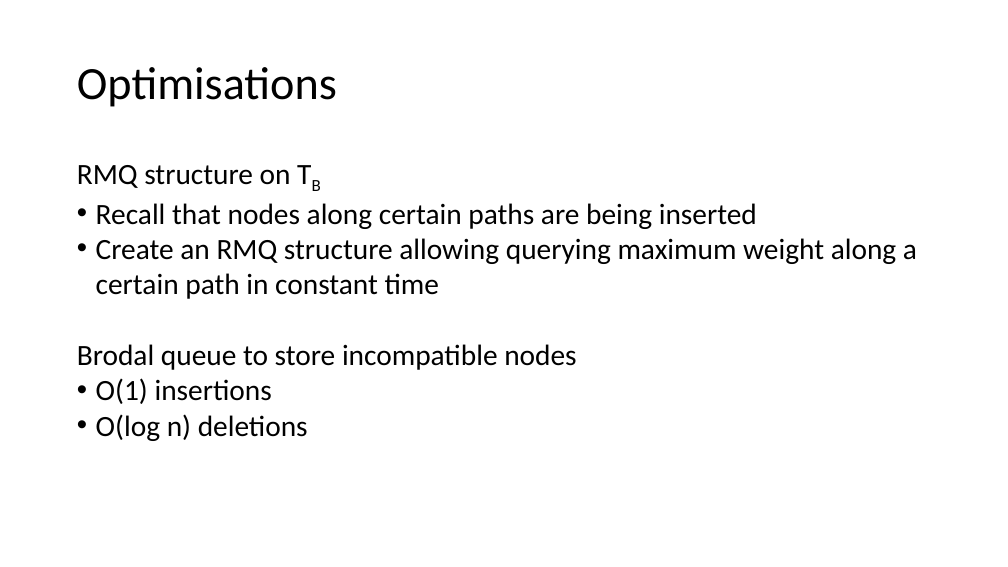
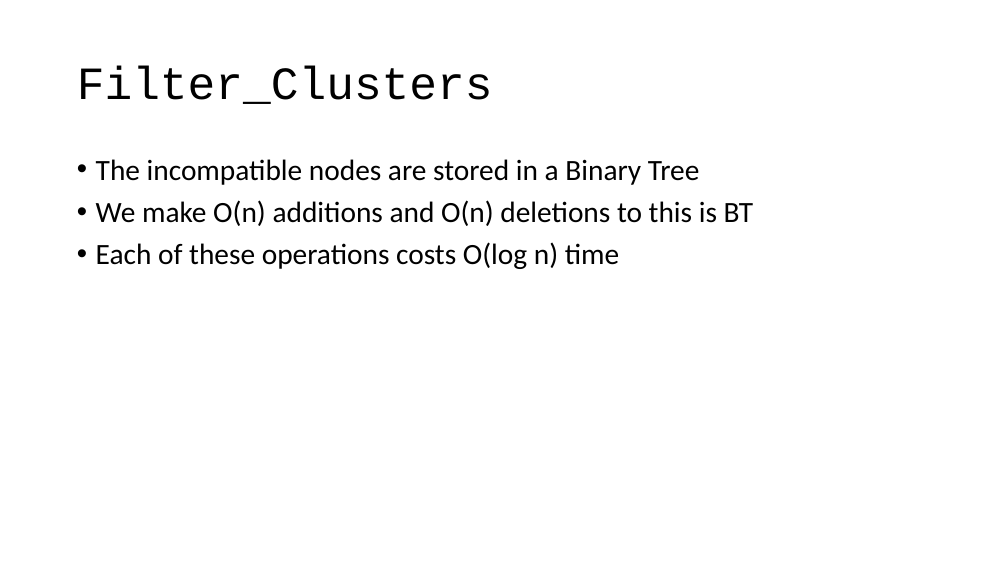
Before and after one commit to varung97/fyp, a slide deck: slide 12 of final_report/presentation/presentation.pptx (slide 18 before the commit). Drawn at 1008x567 pixels with LibreOffice and Linux fonts; fonts in the diff are those of the drawing. Boxes give left, top, right and bottom in pixels: in the first picture for what was removed or moved away, otherwise in the second. Text is boxed around its words. In the diff, an @@ line names an element or a change of style, - is before the commit and + after.

```diff
--- a/final_report/presentation/presentation.pptx
+++ b/final_report/presentation/presentation.pptx
@@ title at (77, 67, 493, 104): text changed; font Calibri to Courier New @@
-Optimisations
+Filter_Clusters
@@ text at (96, 159, 754, 269): text changed @@
-RMQ structure on TB
-• Recall that nodes along certain paths are being inserted
-• Create an RMQ structure allowing querying maximum weight along a certain path in constant time
-Brodal queue to store incompatible nodes
-• O(1) insertions
-• O(log n) deletions
+• The incompatible nodes are stored in a Binary Tree
+• We make O(n) additions and O(n) deletions to this is BT
+• Each of these operations costs O(log n) time
```
Also in this commit, not shown: 4 other slides changed, 7 slides added, 8 slides removed.
